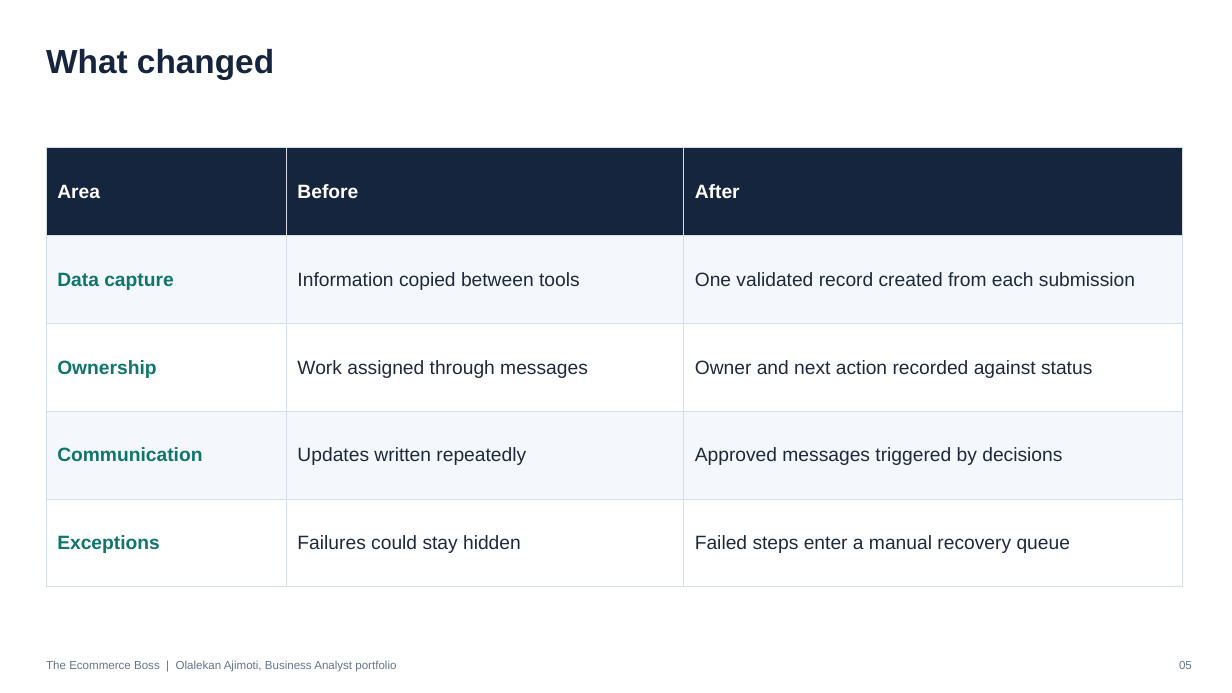
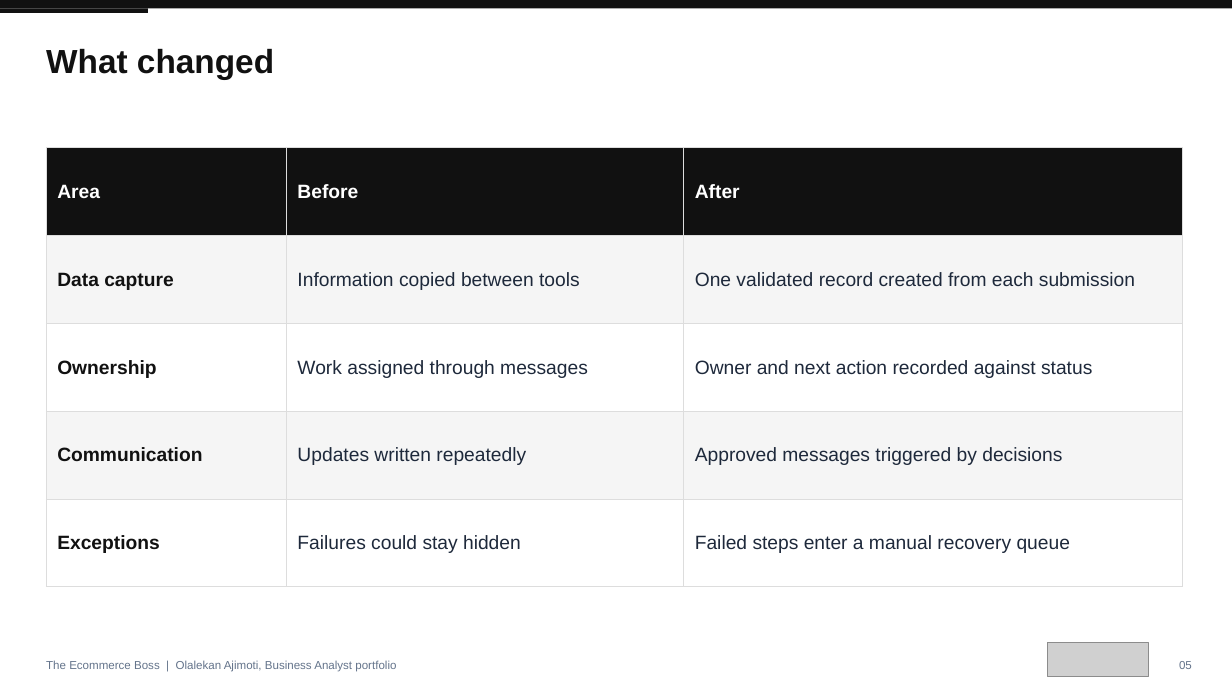
Before and after one commit to olalekanajimoti/business-analyst-portfolio, a slide deck: slide 5 of 01-delivered-case-studies/ecommerce-boss-event-automation/Deck/Executive_Deck.pptx. Drawn at 1232x693 pixels with LibreOffice and Linux fonts; fonts in the diff are those of the drawing; grey boxes stand for pictures. Boxes give left, top, right and bottom in pixels: in the first picture for what was removed or moved away, otherwise in the second. Text is boxed around its words. In the diff, an @@ line names an element or a change of style, - is before the commit and + after.

```diff
--- a/01-delivered-case-studies/ecommerce-boss-event-automation/Deck/Executive_Deck.pptx
+++ b/01-delivered-case-studies/ecommerce-boss-event-automation/Deck/Executive_Deck.pptx
@@ rectangle added at bbox=[0, 0, 1232, 8], fill #111111 @@
@@ rectangle added at bbox=[0, 8, 148, 13], fill #111111 @@
@@ text "What changed" at bbox=[46, 48, 274, 79]: text colour #15253D to #111111 @@
@@ table at bbox=[46, 148, 1183, 557] @@
@@ fill #15253D to #111111 in row 1 @@
@@ fill #F4F7FB to #F5F5F5 in 6 cells @@
@@ text colour #0F766E to #111111 in "Data capture", "Ownership", "Communication", "Exceptions" @@
@@ borders changed @@
@@ picture added at bbox=[1047, 643, 1149, 677] @@
```
Also in this commit, not shown: 6 other slides changed, 7 other files.
